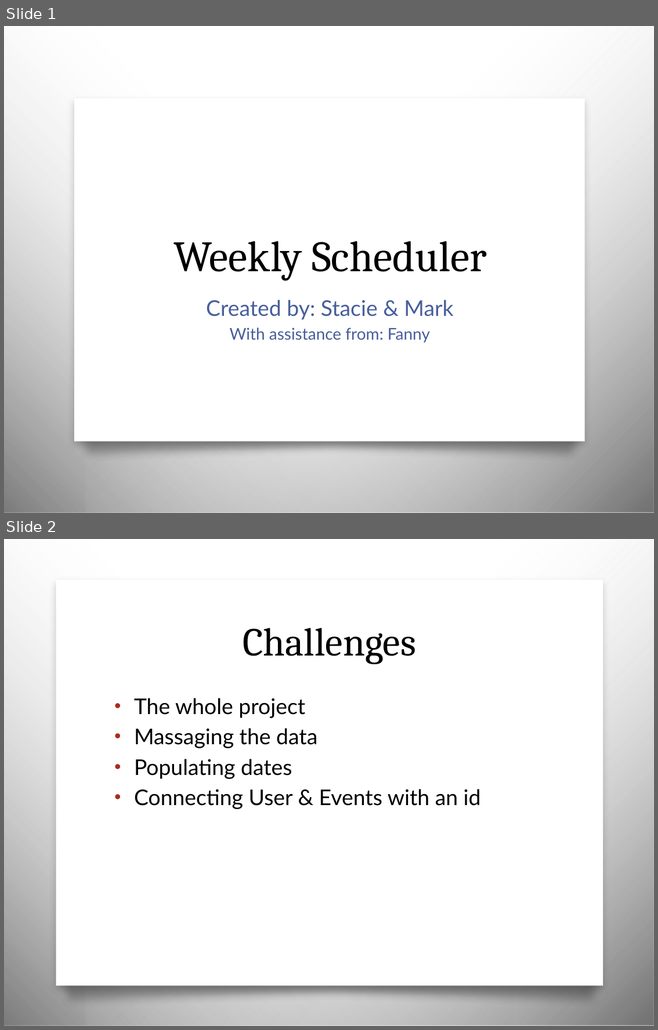
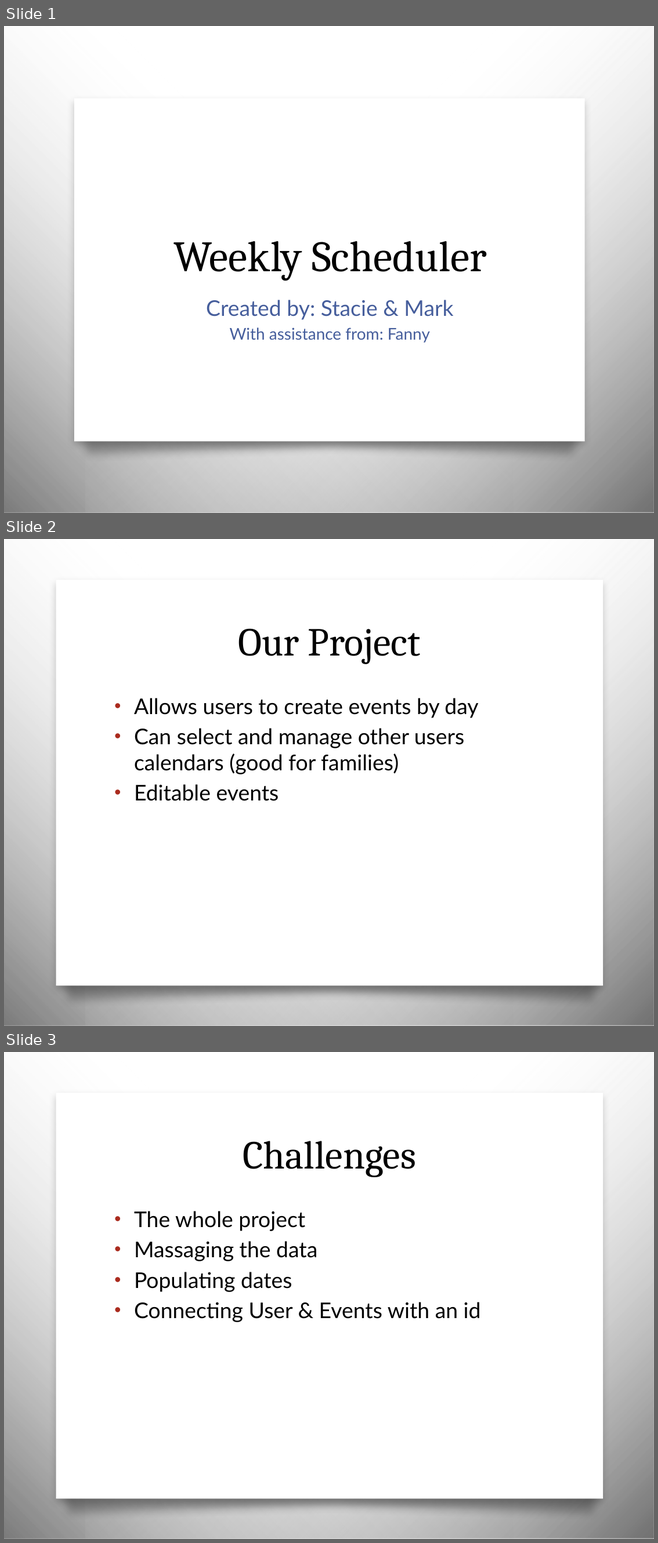
Before and after one commit to stacief510/project3-scheduler, a slide deck: Scheduler Presentation.pptx. Shown one above the other, each under a label of ours: slides 1 and 2 before the commit, slides 1, 2 and 3 after it. The pictures are 658x1030 and 658x1543 pixels, drawn with LibreOffice and Linux fonts; fonts in the diff are those of the drawing; background and template pictures are left out. Boxes give left, top, right and bottom in pixels: in the first picture for what was removed or moved away, otherwise in the second. Text is boxed around its words. In the diff, an @@ line names an element or a change of style, - is before the commit and + after.

```diff
--- a/Scheduler Presentation.pptx
+++ b/Scheduler Presentation.pptx
@@ slide 2 added at [4, 539, 654, 1026], background picture (left out); not listed: 4 template elements that a slide beside it also shows @@
@@ title added at [238, 628, 420, 664], 44 pt, text #000000 @@
+Our Project
@@ text added at [134, 698, 478, 801], 24 pt, text #000000 @@
+• Allows users to create events by day
+• Can select and manage other users calendars (good for families)
+• Editable events
@@ what was slide 2 is now slide 3 @@
```
Also in this commit, not shown: 1 slide changed, 1 other slide added, 1 other file.
